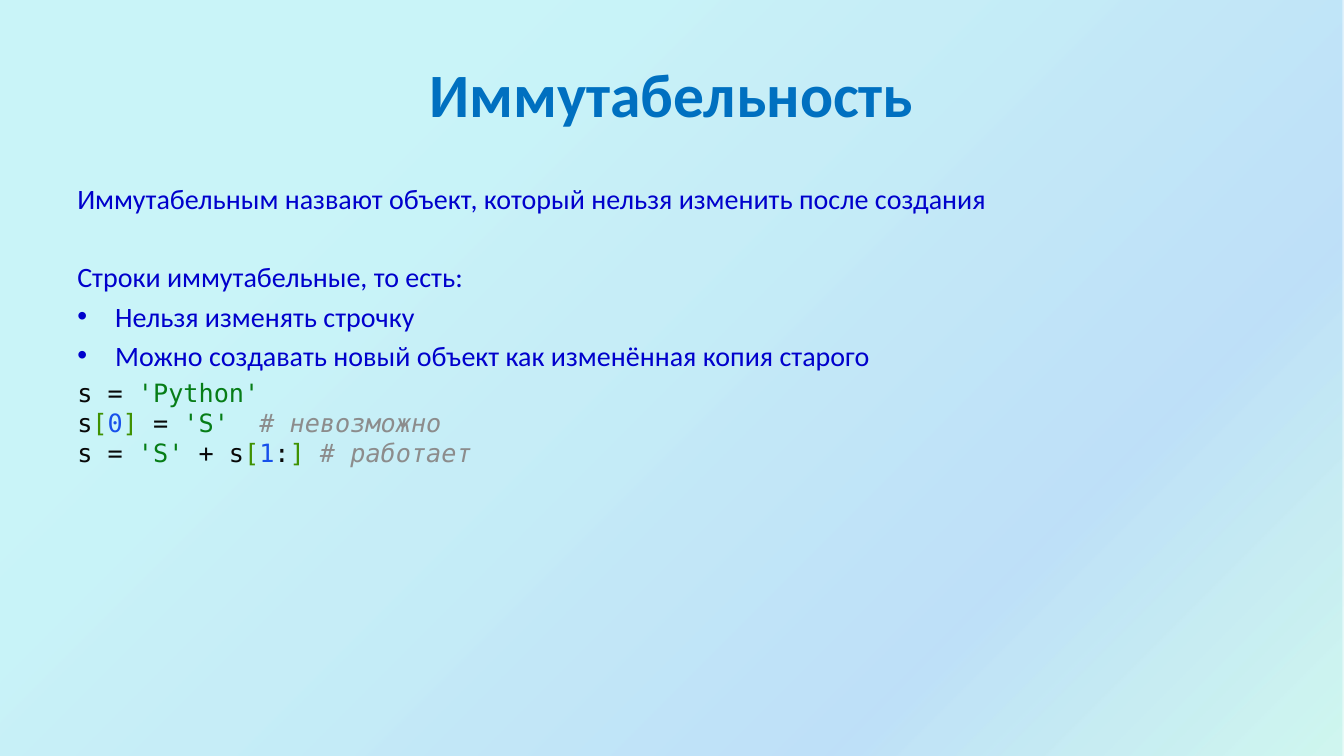
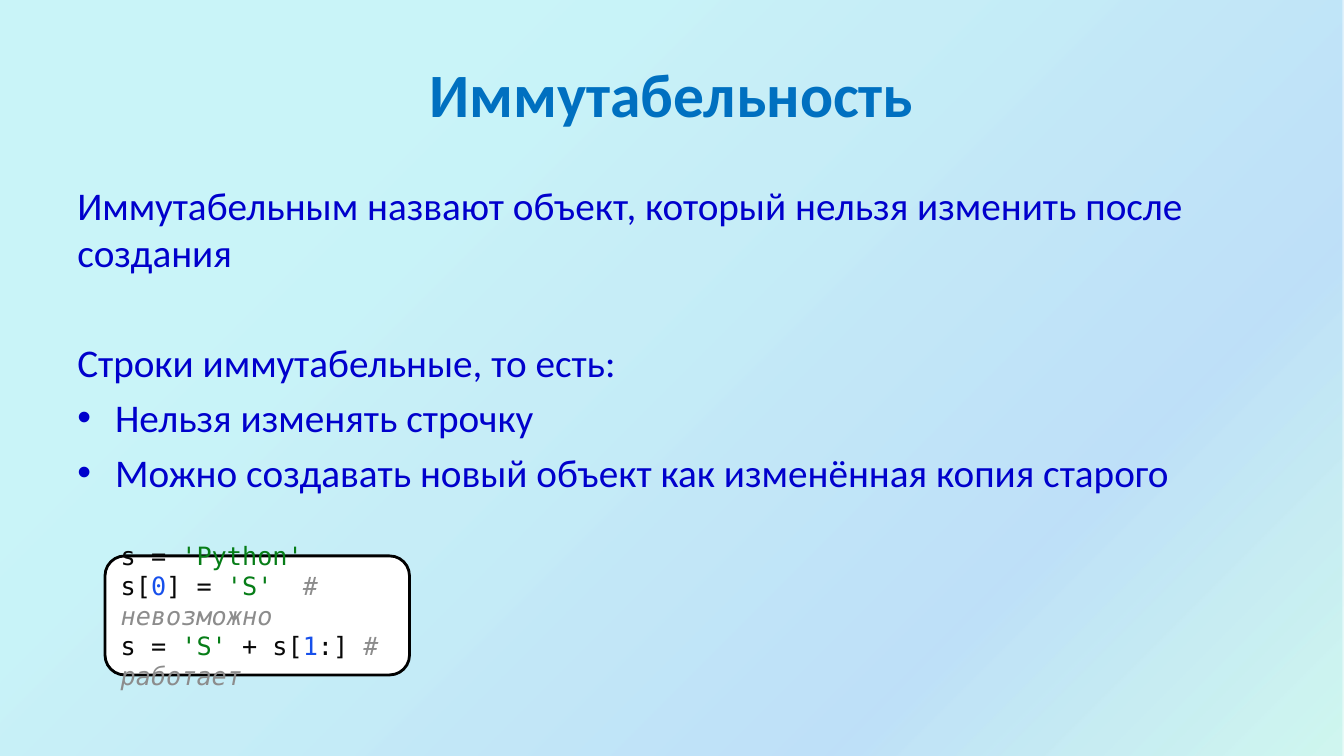
Before and after one commit to divorcehehehe/python, a slide deck: slide 14 of lesson01/Introduction.pptx. Drawn at 1344x756 pixels with LibreOffice and Linux fonts; fonts in the diff are those of the drawing; background and template pictures are left out. Boxes give left, top, right and bottom in pixels: in the first picture for what was removed or moved away, otherwise in the second. Text is boxed around its words. In the diff, an @@ line names an element or a change of style, - is before the commit and + after.

```diff
--- a/lesson01/Introduction.pptx
+++ b/lesson01/Introduction.pptx
@@ text "Иммутабельным назвают объект, который нельзя ..." at [77,193,1182,494]: size 20 to 28 pt; more space between paragraphs @@
@@ text at [77,383,471,467]: paragraph removed @@
-s = 'Python'
-s[0] = 'S' # невозможно
-s = 'S' + s[1:] # работает
@@ rounded rectangle added at [105,557,409,676], fill #FFFFFF, outline #000000 2 pt, 18 pt, text #8C8C8C @@
+s = 'Python'
+s[0] = 'S' # невозможно
+s = 'S' + s[1:] # работает
```
Also in this commit, not shown: 14 other slides changed, 1 slide added, 39 slides removed.
